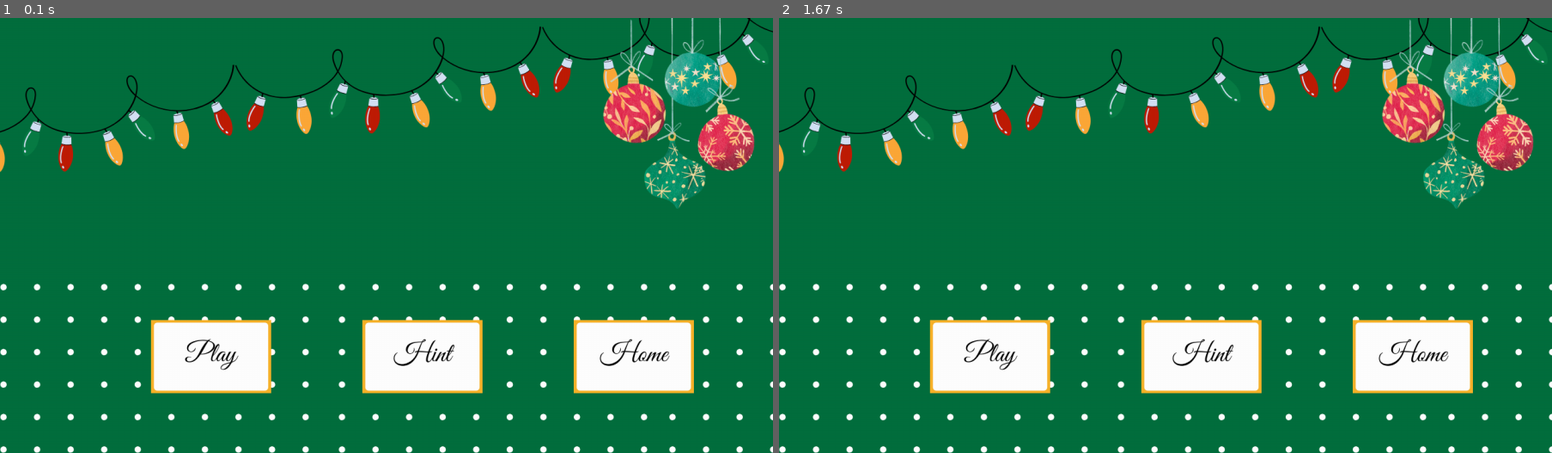
Above: before the commit, frames 1-2 (left to right).
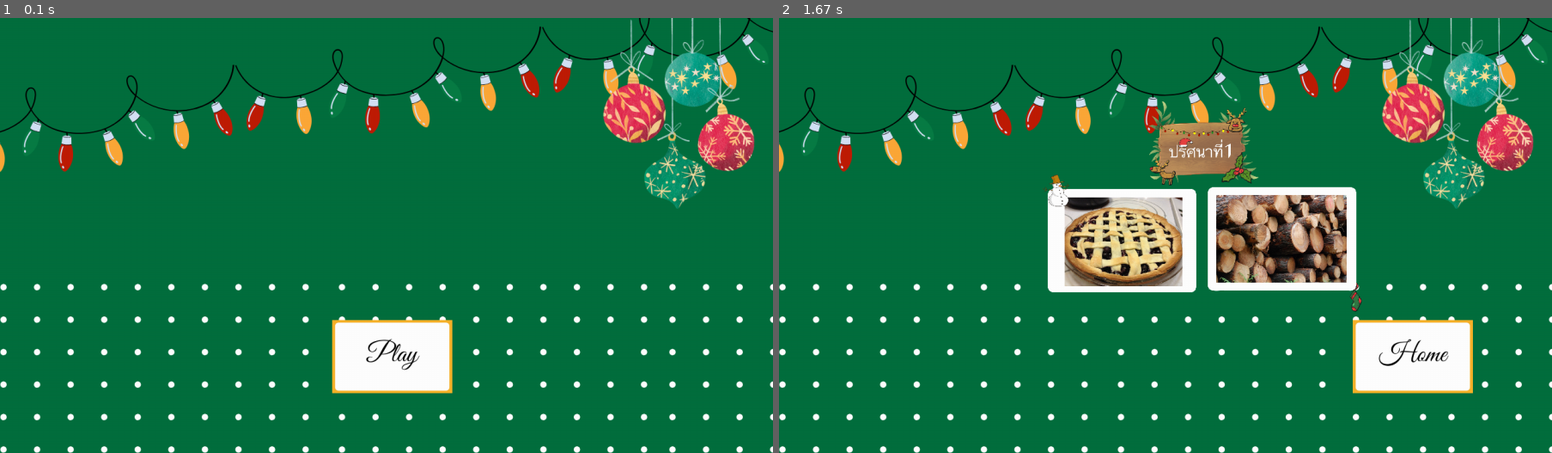
Above: after the commit, the same moments.

Repository: Kanta673/pygame-project-1
Game: pygame game, started from pygame_project.py
Two runs of this game, one before a commit and one after it. Both use one fixed random seed, a clock stepped at 60 frames per second and the inputs below.
Inputs (mouse positions are in pixels of both pictures, inside the frame that each line leads up to):
- Up to frame 1 (0.1 s): no input
- Up to frame 2 (1.67 s): click (1165, 235) at 0.38 s; click (1242, 331) at 0.72 s; click (1173, 357) at 1.55 s

The runs differ from the first frame. In frame 1, 6.9% of the frame differs, in the area x 19-90%, y 69-87%; in frame 2, 16%, in the area x 19-76%, y 19-87%.

Commit message:
Update pygame_project.py
ทำด่านโล่ง ๆ มีแค่รูป มีปุ่มไปกลับได้

Diff:
--- a/pygame_project.py
+++ b/pygame_project.py
@@ -73,6 +73,9 @@
         # Draw the button image onto the screen
         screen.blit(self.image, self.rect.topleft)
 
+    def clicked(self, event):
+        return event.type == pygame.MOUSEBUTTONDOWN and self.rect.collidepoint(event.pos)
+
 class Game:
     def __init__(self):
         pygame.init()
@@ -83,11 +86,13 @@
 
         self.bg_img = pygame.image.load("bg picture.png")
 
-        self.play_button = Button("play button.png", 250, 500)
+        self.play_button = Button("play button.png", 550, 500)
         self.hint_button = Button("hint button.png", 600, 500)
         self.home_button = Button("home button.png", 950, 500)
 
         self.running = True
+        self.game_state = "main"
+        self.game_data = GameState()
 
     def run(self):
         while self.running:
@@ -103,13 +108,33 @@
         for event in pygame.event.get():
             if event.type == pygame.QUIT:
                 self.running = False
+            elif event.type == pygame.MOUSEBUTTONDOWN:
+                if self.game_state == 'main':
+                    if self.play_button.clicked(event):
+                        self.game_state = 'play'
+                    elif self.hint_button.clicked(event):
+                        pass
+                elif self.game_state == 'play':
+                    if self.home_button.clicked(event):
+                        self.game_state = 'main'
+
 
     def draw(self):
         # Draw background and buttons
         self.screen.blit(self.bg_img, (0, 0))
-        self.play_button.draw(self.screen)
-        self.hint_button.draw(self.screen)
+        if self.game_state == 'main':
+            self.play_button.draw(self.screen)
+        elif self.game_state == 'play':
+            self.draw_play_page()
+
+
+    def draw_play_page(self):
+        current_data = self.game_data.load_current_word()
+        question_image = pygame.image.load(current_data['image'])
+        resized_image = pygame.transform.scale(question_image, (600, 450))
+        self.screen.blit(resized_image, (400, 100))
         self.home_button.draw(self.screen)
+
 
 # Start the game
 if __name__ == "__main__":
